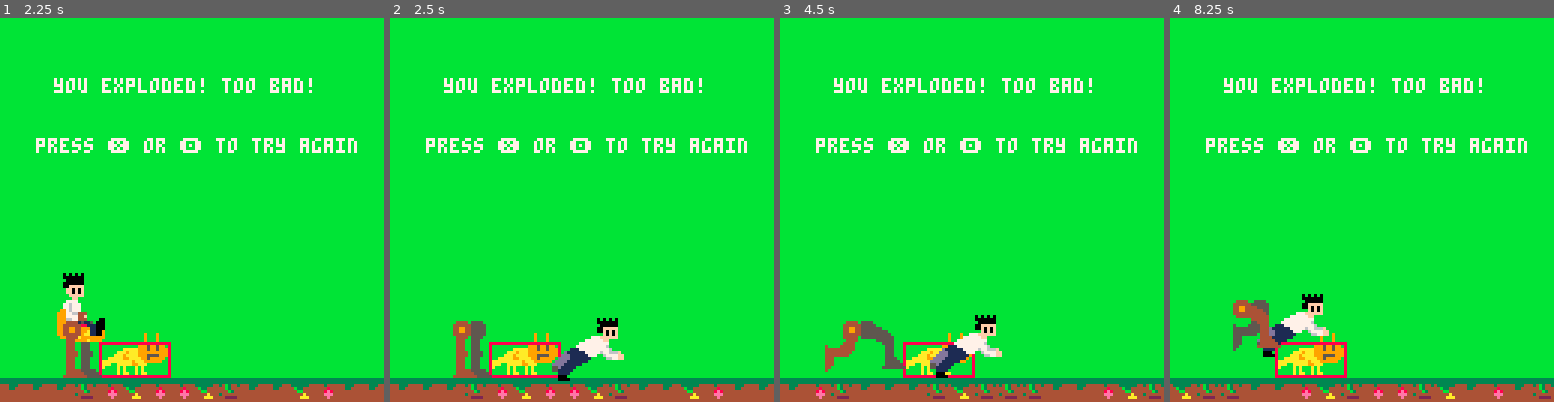
Above: before the commit, frames 1-4 (left to right).
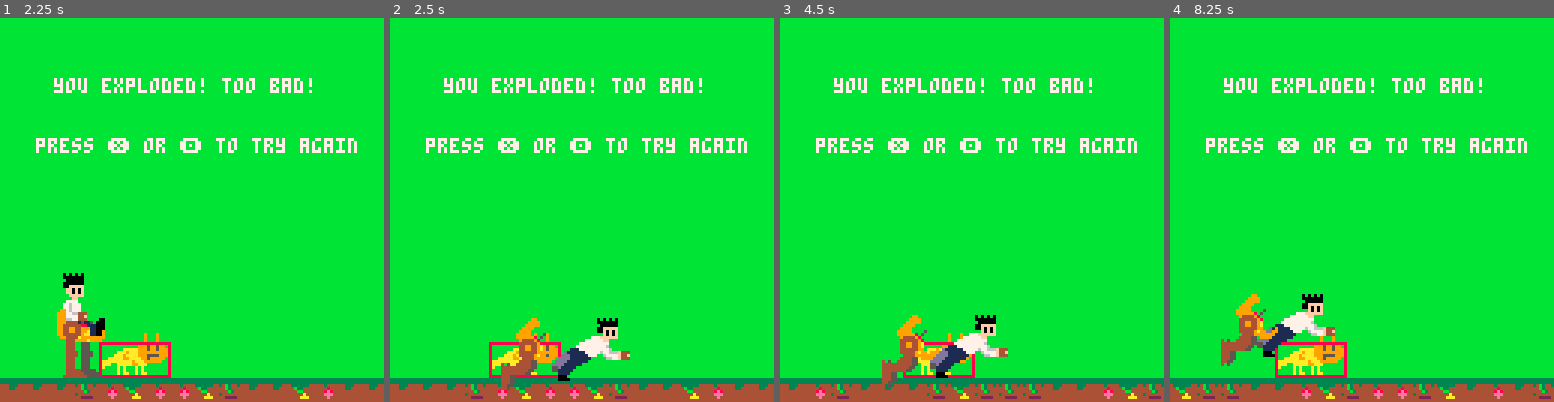
Above: after the commit, the same moments.

Repository: HingeAntoine/MekkaRunner
Game: PICO-8 cartridge mekkarunner.p8
The game is run twice, just before and just after one commit, with the same random seed, the same clock (stepped at 60 frames per second) and the same inputs.
Inputs:
- Up to frame 1 (2.25 s): tap X (X key) at 0.33, 1.07, 1.85 s; tap O (Z key) at 0.7, 1.7, 2.1 s; hold Up from 2.15 s (still down)
- Up to frame 2 (2.5 s): release Up at 2.42 s
- Up to frame 3 (4.5 s): tap O (Z key) every 0.4 s from 2.5 to 4.1 s; tap X (X key) at 2.97, 4.08 s
- Up to frame 4 (8.25 s): tap O (Z key) every 0.4 s from 4.5 to 8.1 s; hold Up 4.73-5.03 s; tap X (X key) at 5.2, 6.32, 7.43 s; hold Up 7.18-7.45 s

Frame 1 is identical in both runs. In frame 2, 1.9% of the frame differs, in the area x 16-63%, y 78-97%; in frame 3, 2.0%, in the area x 11-60%, y 77-97%; in frame 4, 1.5%.

Commit message:
Finished fall animation

Diff:
--- a/mekkarunner.p8
+++ b/mekkarunner.p8
@@ -163,6 +163,9 @@
  machineo=obstacle.create(
   8,{2,2},{machineh})
 
+ machinefall=obstacle.create(
+  40,{2,2},{})
+
  armo=obstacle.create(
   7,{1,1},{})
  armfall=obstacle.create(
@@ -190,6 +193,9 @@
   4,8,8,16)
  backwardlego=obstacle.create(
   11,{2,3},{legbac1,legbac2})
+
+ leglying=obstacle.create(
+  58,{3,1},{})
 end
 
 function init_game()
@@ -463,17 +469,39 @@
 
  body.mac={}
 
- if ymac > 106 then
+ if ymac > 100 then
   body.body=real_obst.create(
    xmac,ymac,lyingbody)
-  body.mac={real_obst.create(
-   xmac+16,ymac+2,armfall)}
+
+  body.mac={}
+  add(body.mac,real_obst.create(
+   xmac*0.72,ymac-6,machineo))
+  add(body.mac,real_obst.create(
+   xmac+16,ymac+2,armfall))
+  add(body.mac,real_obst.create(
+   xmac+22,ymac+4,hando))
+
+  body.frontleg=real_obst.create(
+   xmac*0.8-26,ymac+2,leglying)
+  body.backleg=real_obst.create(
+   xmac*0.8-24,ymac+2,leglying)
   return
- elseif ymac > 90 then
+ else
   body.body=real_obst.create(
    xmac,ymac,fallingbody)
-  body.mac={real_obst.create(
-   xmac+17,ymac+8,armfall)}
+
+  body.mac={}
+  add(body.mac,real_obst.create(
+   xmac*0.8,ymac,machinefall))
+  add(body.mac,real_obst.create(
+   xmac+17,ymac+8,armfall))
+  add(body.mac,real_obst.create(
+   xmac+22,ymac+10,hando))
+
+  body.frontleg=real_obst.create(
+   xmac*0.8-9,ymac+8,backwardlego)
+  body.backleg=real_obst.create(
+   xmac*0.8-7,ymac+8,backwardlego)
   return
  end
 end
@@ -606,21 +634,21 @@
 0005566665555000056000000000000000000000777777bbbbbbbbbb000000000000000000000000044400000000444000000000000000000444444000000000
 0005555555666000065000000000000000000000777777bbbbbb00bb000000000000000000000000044400000000440000000000000000004444444400000000
 0006766666777600055500000000000000000000b11111111bb000bb000000000000000000000000044444000000400000000000000000000000000000000000
-0006777777777760055500000000000000000000b1111111111000bb000000000000000000000000044444400000000000000000000000000000000000000000
-0067777777777760005500000000000000000000b1111111111000bb000000000000000000000000444444440000000000000000000000000000000000000000
-0067777777777760006600000000000000000000bbbb1111111000bb000000000000000000000000000000000000000000000000000000000000000000000000
-0067777777774460005500000000000000000000bbbbbb11111000bb000000000000000000000000000000000000000000000000000000000000000000000000
-0006674444444600555550000000000000000000bbbbbbbbbbbbbbbb000000000000000000000000000000000000000000000000000000000000000000000000
-0000644444446000055550000000000000000000bbbbbbbbbbbbbbbb000000000000000000000000000000000000000000000000000000000000000000000000
-0000066666660000055550000000000000000000bbbbbbbbbbbbbbbb000000000000000000000000000000000000000000000000000000000000000000000000
-00000000000000000000000000000000000000000000000000000000000000000000000000000000000000000000000000000000000000000000000000000000
-00000000000000000000000000000000000000000000000000000000000000000000000000000000000000000000000000000000000000000000000000000000
-00000000000000000000000000000000000000000000000000000000000000000000000000000000000000000000000000000000000000000000000000000000
-00000000000000000000000000000000000000000000000000000000000000000000000000000000000000000000000000000000000000000000000000000000
-00000000000000000000000000000000000000000000000000000000000000000000000000000000000000000000000000000000000000000000000000000000
-00000000000000000000000000000000000000000000000000000000000000000000000000000000000000000000000000000000000000000000000000000000
-00000000000000000000000000000000000000000000000000000000000000000000000000000000000000000000000000000000000000000000000000000000
-00000000000000000000000000000000000000000000000000000000000000000000000000000000000000000000000000000000000000000000000000000000
+0006777777777760055500000000000000000000b1111111111000bb000000000000099000000000044444400000000000000000000000000000000000000000
+0067777777777760005500000000000000000000b1111111111000bb000000000000999900000000444444440000000000000000000000000000000000000000
+0067777777777760006600000000000000000000bbbb1111111000bb000000000009999900000000000000000000000000000000000000000000000000000000
+0067777777774460005500000000000000000000bbbbbb11111000bb000000000099990000000000000000000000000000000000000000000000000000000000
+0006674444444600555550000000000000000000bbbbbbbbbbbbbbbb000000000999900000000000000000000000000000000000000000000000000000000000
+0000644444446000055550000000000000000000bbbbbbbbbbbbbbbb000000009999900005000000000000000000000000000000000000000000000000000000
+0000066666660000055550000000000000000000bbbbbbbbbbbbbbbb000000009999998050000000000000000000000000000000000000000000000000000000
+00000000000000000000000000000000000000000000000000000000000000000999999800000000000004000000000000044440000000000000000000000000
+00000000000000000000000000000000000000000000000000000000000000000999a99980000000000004444444444444444444000000000000000000000000
+00000000000000000000000000000000000000000000000000000000000000000099a999a0000000000004444444444444449944000000000000000000000000
+0000000000000000000000000000000000000000000000000000000000000000000999a9a0000000000004444444444444449944000000000000000000000000
+00000000000000000000000000000000000000000000000000000000000000000000999990000900000004440000440000444444000000000000000000000000
+00000000000000000000000000000000000000000000000000000000000000000000099a99009900000004440000000000044440000000000000000000000000
+00000000000000000000000000000000000000000000000000000000000000000000009999999000000000000000000000000000000000000000000000000000
+00000000000000000000000000000000000000000000000000000000000000000000000099990000000000000000000000000000000000000000000000000000
 0000000000000000000000000000000000000000000000000000000033333333bb33333333bb3bb33333333bbbbbbbbbbbbbbbbbbbbbbbbbbbbbbbbb00000000
 000000000000000900090000000000000000000000000000000000003bb333344bb333bbb33434333333333b55ddddbbbbbbbbbbbbbbbbbb00b00bbb00000000
 00000000000000090009000000000000000000000000000000000000344333443333333b443443b33333333b55dddddd11111777777bbbff0000bbbb00000000
